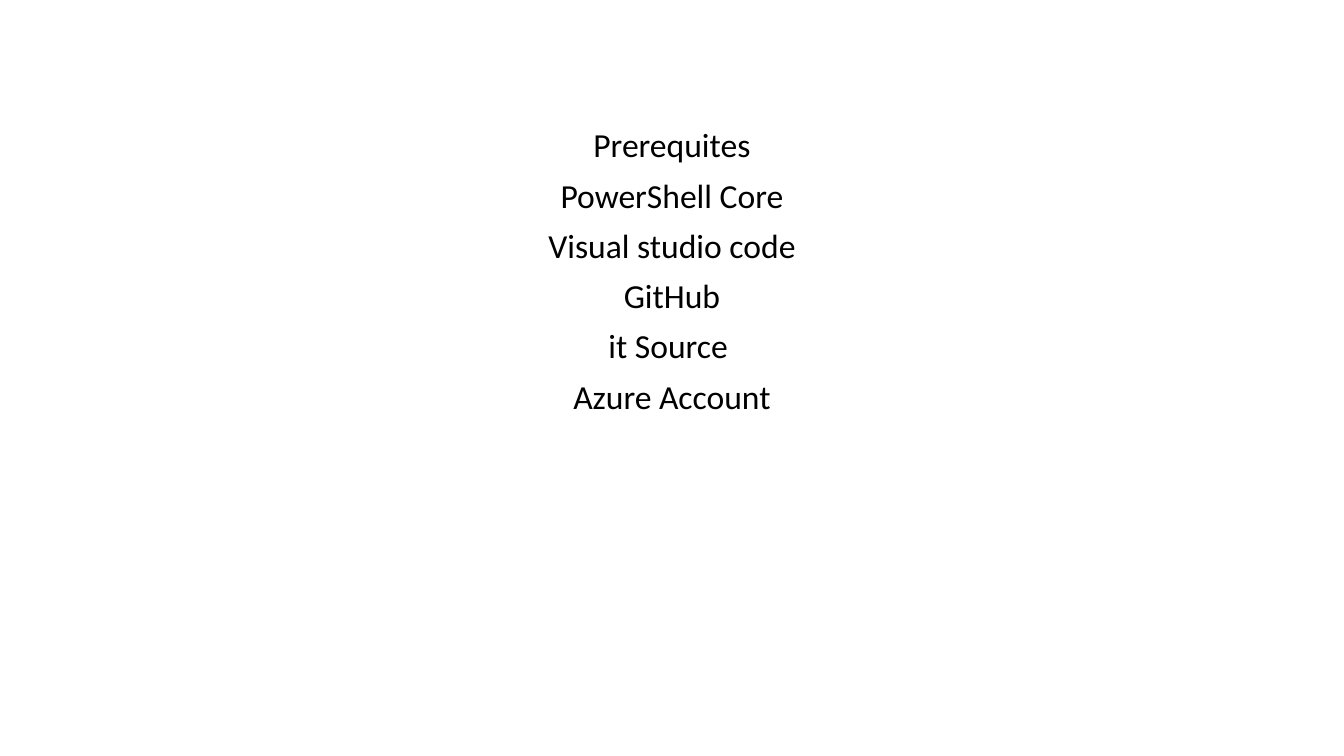
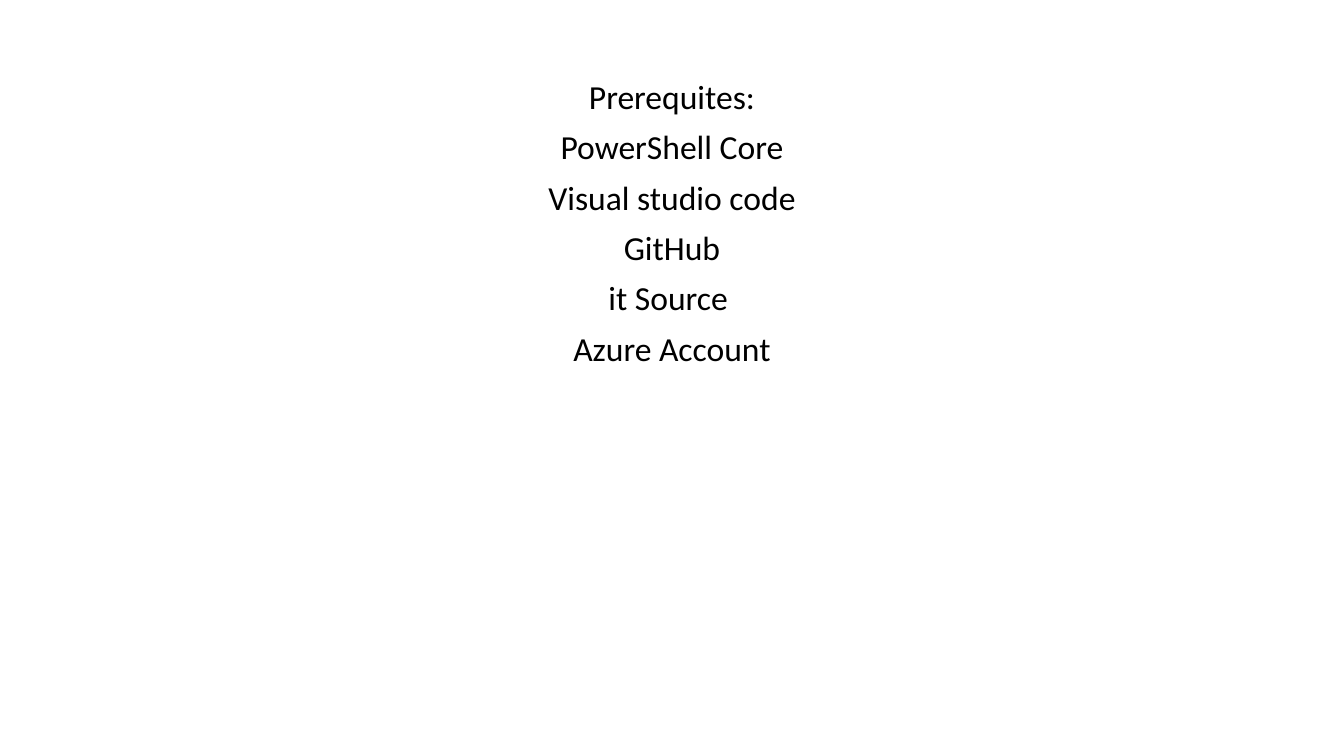
Before and after one commit to mracket/AzureDemo, a slide deck: slide 1 of AzureDemo.pptx. Drawn at 1344x756 pixels with LibreOffice and Linux fonts; fonts in the diff are those of the drawing. Boxes give left, top, right and bottom in pixels: in the first picture for what was removed or moved away, otherwise in the second. Text is boxed around its words. In the diff, an @@ line names an element or a change of style, - is before the commit and + after.

Commit message:
Corrected spelling in PPTX

```diff
--- a/AzureDemo.pptx
+++ b/AzureDemo.pptx
@@ subtitle "Prerequites:": place and size @@
-subtitle "Prerequites:" at box(548, 134, 795, 410)
+subtitle "Prerequites:" at box(548, 86, 795, 362)
@@ subtitle at box(589, 86, 755, 115): text changed @@
-Prerequites
+Prerequites:
```
Also in this commit, not shown: 1 other slide changed.
